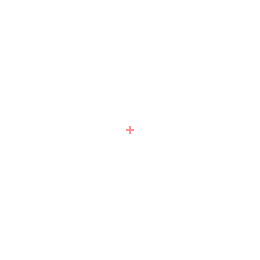
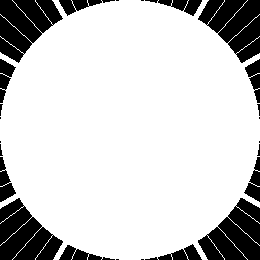
Revision of a layered w=260, h=260 image; what changed, layer by layer:
added layer "12 ... #5" above "12 ... #4" over (x1=19, y1=9, x2=248, y2=251)
hid "center" over (x1=126, y1=126, x2=134, y2=134)
showed "screen boundary circle" over (x1=0, y1=0, x2=260, y2=260)
